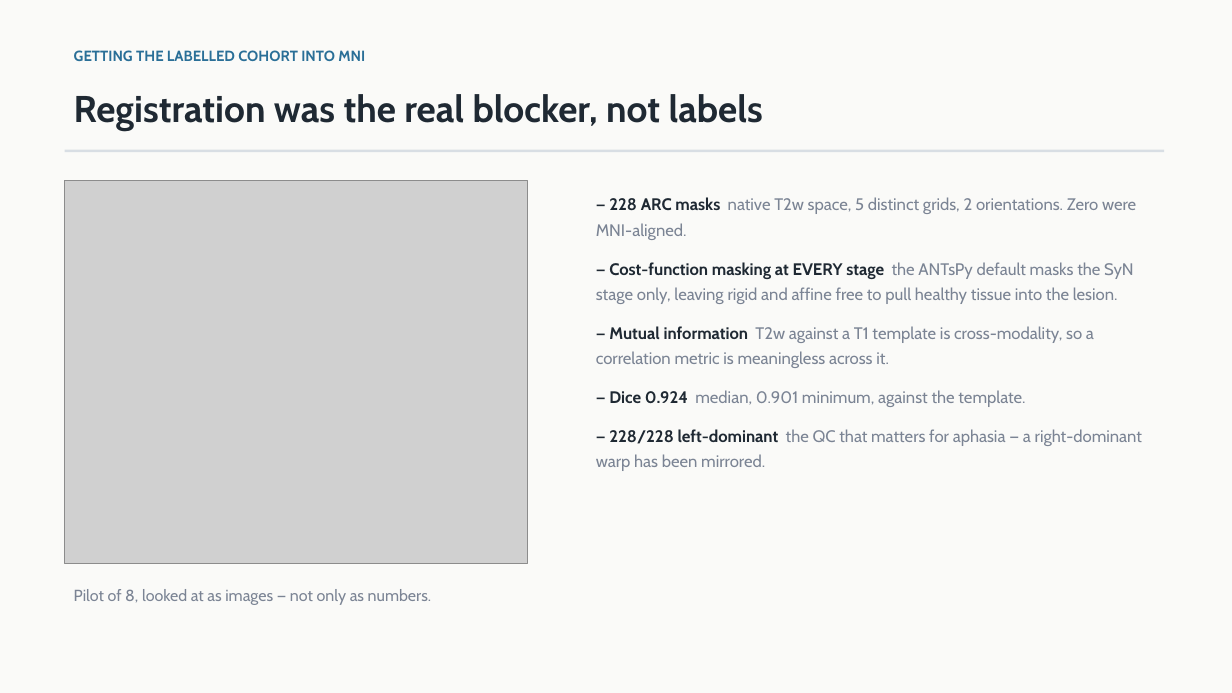
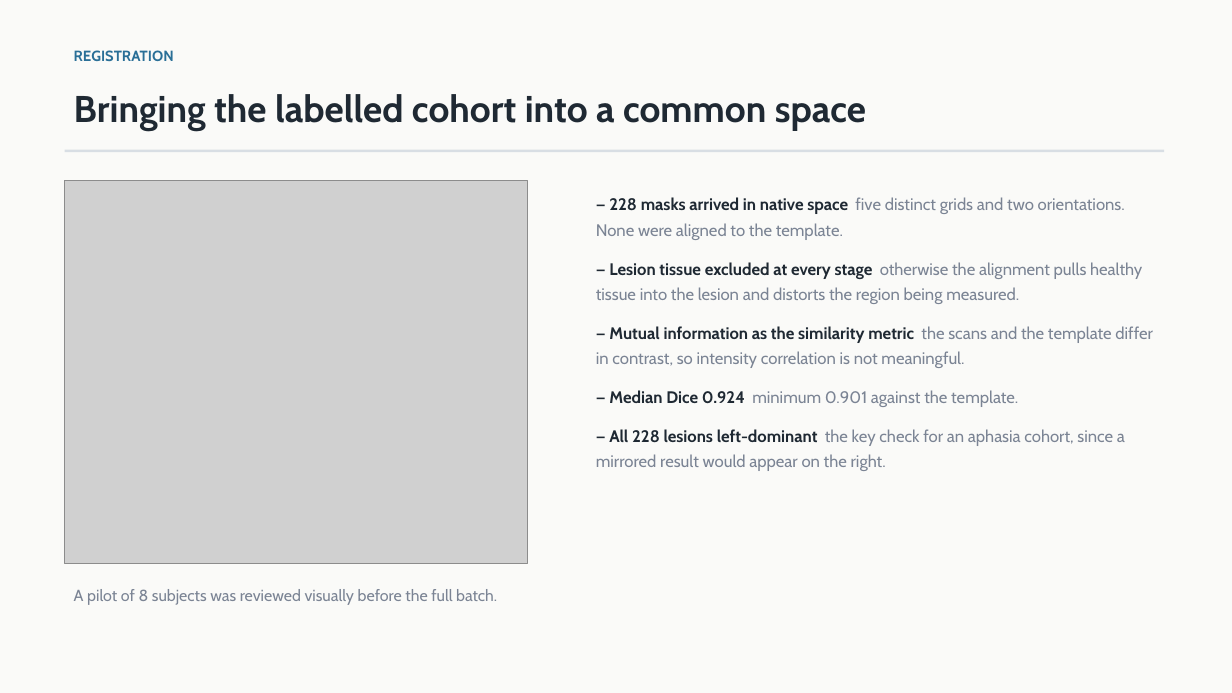
Before and after one commit to Manas-Maahir/SLP, a slide deck: slide 5 of docs/Lesion_Disconnection_Status.pptx. Drawn at 1232x693 pixels with LibreOffice and Linux fonts; fonts in the diff are those of the drawing; grey boxes stand for pictures. Boxes give left, top, right and bottom in pixels: in the first picture for what was removed or moved away, otherwise in the second. Text is boxed around its words. In the diff, an @@ line names an element or a change of style, - is before the commit and + after.

```diff
--- a/docs/Lesion_Disconnection_Status.pptx
+++ b/docs/Lesion_Disconnection_Status.pptx
@@ text at (x1=74, y1=50, x2=174, y2=61): text changed @@
-GETTING THE LABELLED COHORT INTO MNI
+REGISTRATION
@@ text at (x1=74, y1=94, x2=866, y2=131): text changed @@
-Registration was the real blocker, not labels
+Bringing the labelled cohort into a common space
@@ text at (x1=596, y1=197, x2=1152, y2=471): text changed @@
-— 228 ARC masks native T2w space, 5 distinct grids, 2 orientations. Zero were MNI-aligned.
-— Cost-function masking at EVERY stage the ANTsPy default masks the SyN stage only, leaving rigid and affine free to pull healthy tissue into the lesion.
-— Mutual information T2w against a T1 template is cross-modality, so a correlation metric is meaningless across it.
-— Dice 0.924 median, 0.901 minimum, against the template.
-— 228/228 left-dominant the QC that matters for aphasia — a right-dominant warp has been mirrored.
+— 228 masks arrived in native space five distinct grids and two orientations. None were aligned to the template.
+— Lesion tissue excluded at every stage otherwise the alignment pulls healthy tissue into the lesion and distorts the region being measured.
+— Mutual information as the similarity metric the scans and the template differ in contrast, so intensity correlation is not meaningful.
+— Median Dice 0.924 minimum 0.901 against the template.
+— All 228 lesions left-dominant the key check for an aphasia cohort, since a mirrored result would appear on the right.
@@ text at (x1=74, y1=589, x2=497, y2=605): text changed @@
-Pilot of 8, looked at as images — not only as numbers.
+A pilot of 8 subjects was reviewed visually before the full batch.
```
Also in this commit, not shown: 14 other slides changed, 1 other file.
